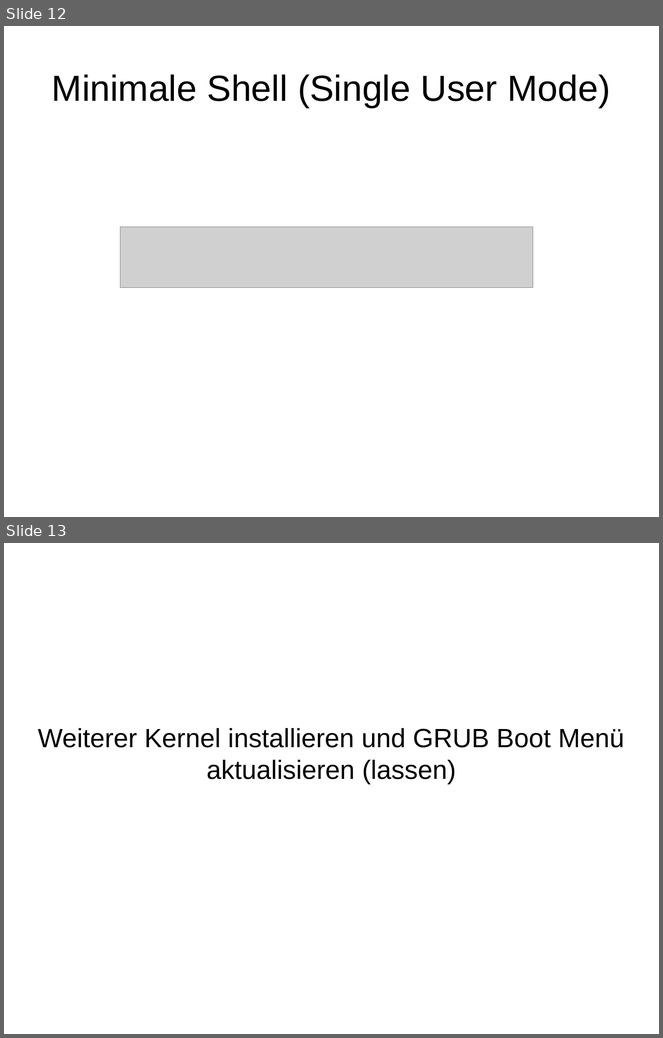
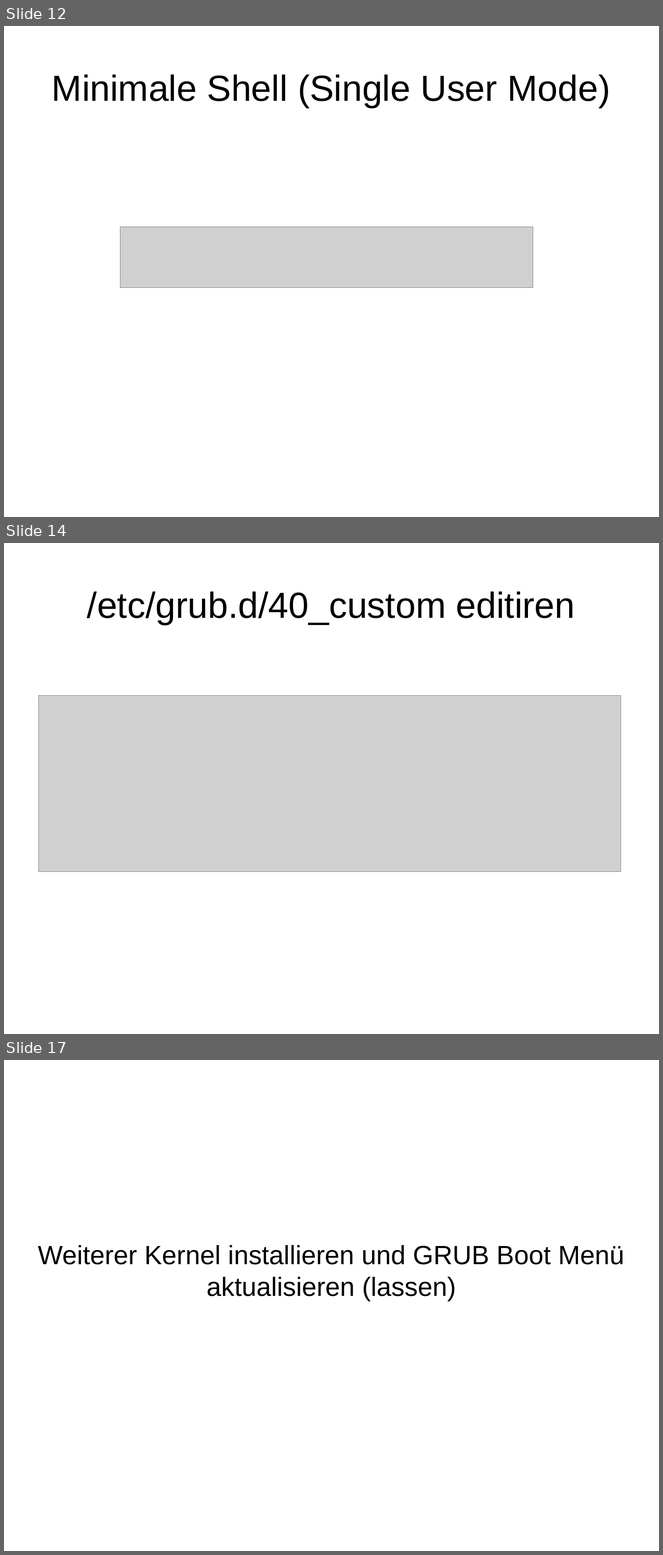
Before and after one commit to adfinis/adsy-trainings, a slide deck: SSA_SUSE-System-Administration/1004_grub2/modul_grub2_1004_02_demo.odp. Shown one above the other, each under a label of ours: slides 12 and 13 before the commit, slides 12, 14 and 17 after it; the slides between them are not shown. The pictures are 663x1038 and 663x1555 pixels, drawn with LibreOffice and Linux fonts; fonts in the diff are those of the drawing; grey boxes stand for pictures. Boxes give left, top, right and bottom in pixels: in the first picture for what was removed or moved away, otherwise in the second. Text is boxed around its words. In the diff, an @@ line names an element or a change of style, - is before the commit and + after.

Commit message:
update module grub2

```diff
--- a/SSA_SUSE-System-Administration/1004_grub2/modul_grub2_1004_02_demo.odp
+++ b/SSA_SUSE-System-Administration/1004_grub2/modul_grub2_1004_02_demo.odp
@@ slide 14 added at [4,543,659,1034], background #FFFFFF @@
@@ title added at [87,591,575,625], 44 pt, text #000000 @@
+/etc/grub.d/40_custom editiren
@@ picture added at [38,696,621,872] @@
@@ what was slide 13 is now slide 17 @@
```
Also in this commit, not shown: 3 other slides added, 4 other files.
